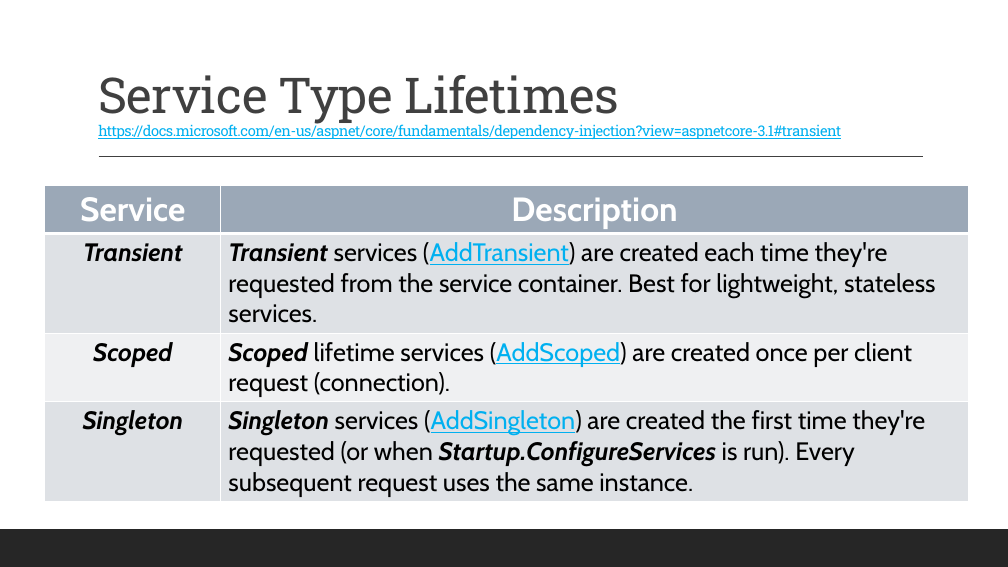
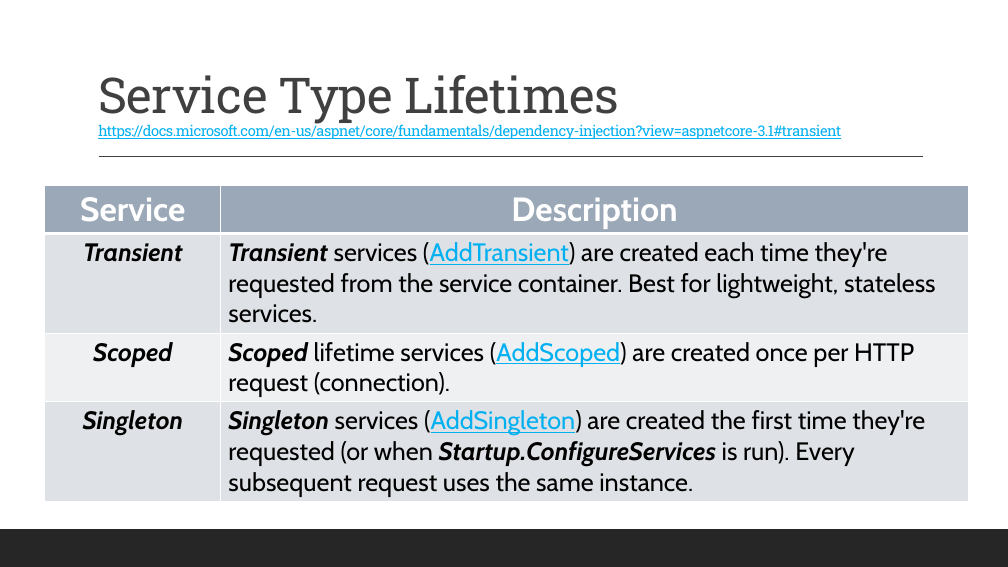
Before and after one commit to 2002-feb24-net/trainer-code, a slide deck: slide 10 of REPO_MarksCodeAndPPTs/DotNetPPTs/dotnetWeek3Ppts/D15_.NET_DependencyInjection.pptx. Drawn at 1008x567 pixels with LibreOffice and Linux fonts; fonts in the diff are those of the drawing. Boxes give left, top, right and bottom in pixels: in the first picture for what was removed or moved away, otherwise in the second. Text is boxed around its words. In the diff, an @@ line names an element or a change of style, - is before the commit and + after.

```diff
--- a/REPO_MarksCodeAndPPTs/DotNetPPTs/dotnetWeek3Ppts/D15_.NET_DependencyInjection.pptx
+++ b/REPO_MarksCodeAndPPTs/DotNetPPTs/dotnetWeek3Ppts/D15_.NET_DependencyInjection.pptx
@@ table at (45, 185, 969, 501) @@
-row 3, column 2: Scoped lifetime services (AddScoped) are created once per client request (connection).
+row 3, column 2: Scoped lifetime services (AddScoped) are created once per HTTP request (connection).
```
Also in this commit, not shown: 5 other slides changed, 4 other files.
